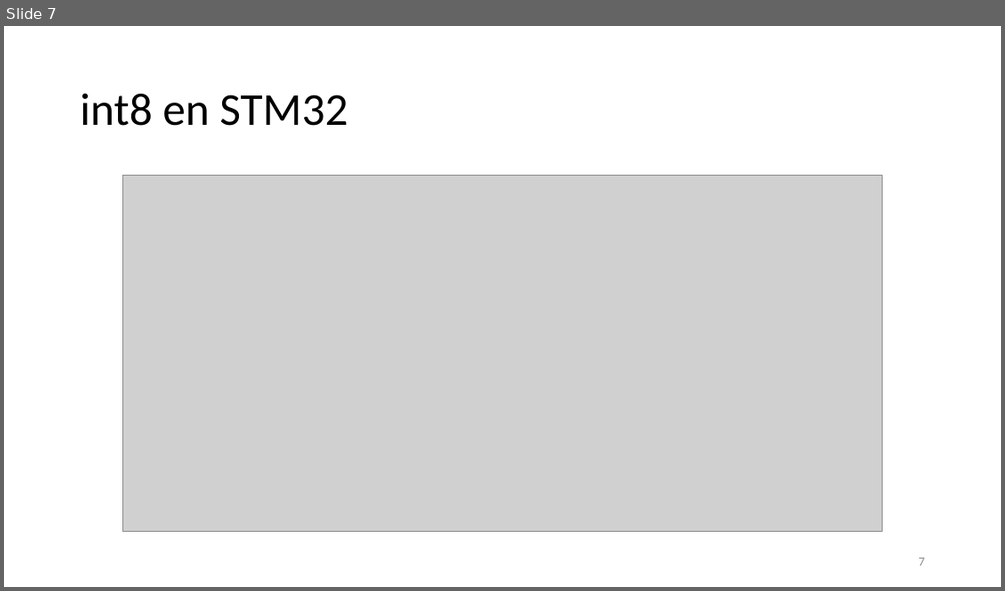
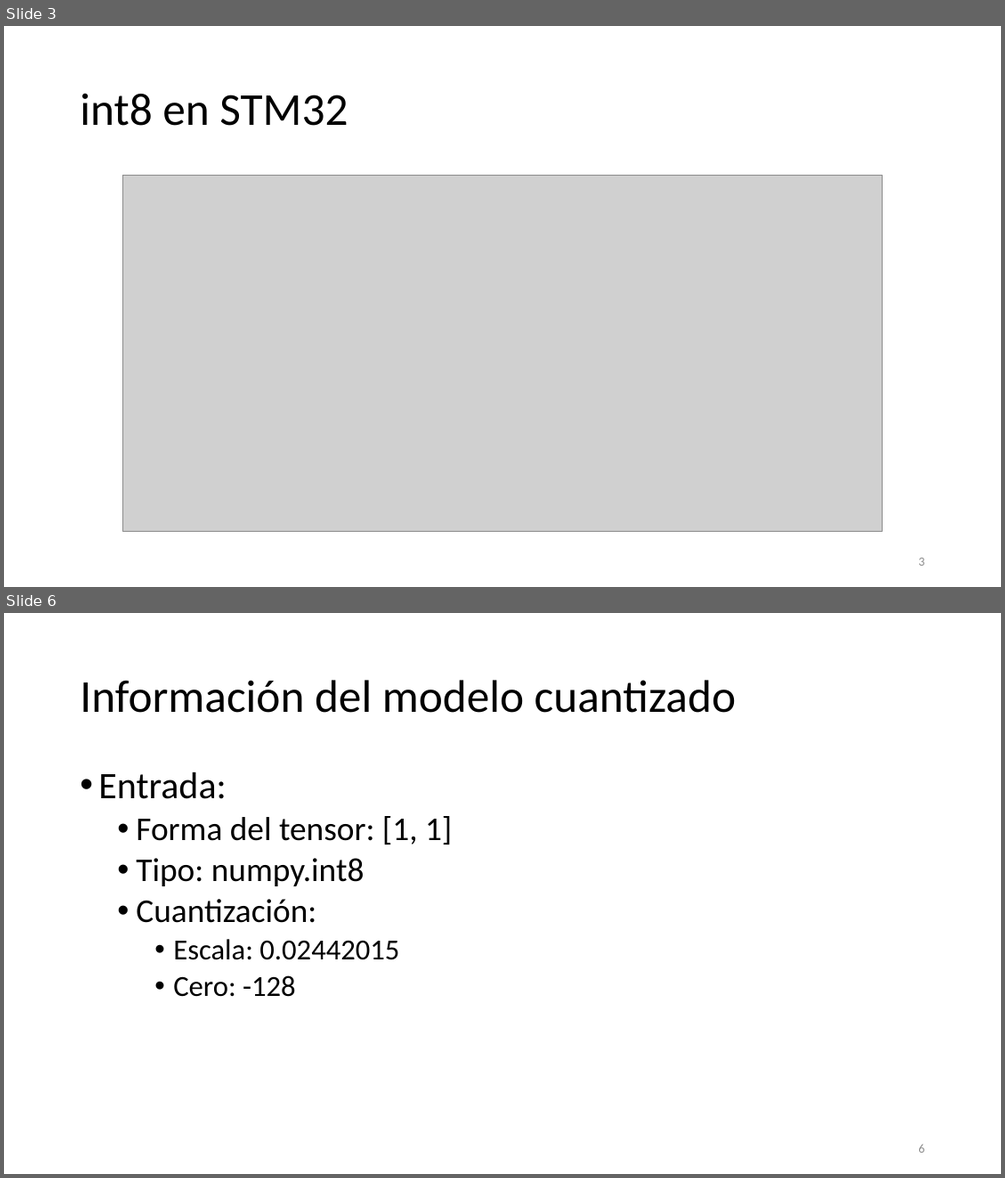
Before and after one commit to Daivd093/EdgeAI4BionicControl, a slide deck: Edge Computing para Control Biónico con Señales Cerebrales.pptx. Shown one above the other, each under a label of ours: slide 7 before the commit, slides 3 and 6 after it; the slides between them are not shown. The pictures are 1005x591 and 1005x1178 pixels, drawn with LibreOffice and Linux fonts; fonts in the diff are those of the drawing; grey boxes stand for pictures. Boxes give left, top, right and bottom in pixels: in the first picture for what was removed or moved away, otherwise in the second. Text is boxed around its words. In the diff, an @@ line names an element or a change of style, - is before the commit and + after.

```diff
--- a/Edge Computing para Control Biónico con Señales Cerebrales.pptx
+++ b/Edge Computing para Control Biónico con Señales Cerebrales.pptx
@@ slide 6 added at bbox=[4, 613, 1001, 1174], background #FFFFFF @@
@@ title added at bbox=[80, 680, 736, 713], 44 pt, text #000000 @@
+Información del modelo cuantizado
@@ text added at bbox=[98, 772, 452, 997], 32 pt, text #000000 @@
+• Entrada:
+  • Forma del tensor: [1, 1]
+  • Tipo: numpy.int8
+  • Cuantización:
+    • Escala: 0.02442015
+    • Cero: -128
@@ page number added at bbox=[918, 1144, 924, 1152], 12 pt, text #8C8C8C @@
+6
@@ what was slide 7 is now slide 3 @@
@@ page number at bbox=[918, 557, 924, 565]: text changed @@
-7
+3
```
Also in this commit, not shown: 4 other slides added, 8 slides removed, 5 other files.
